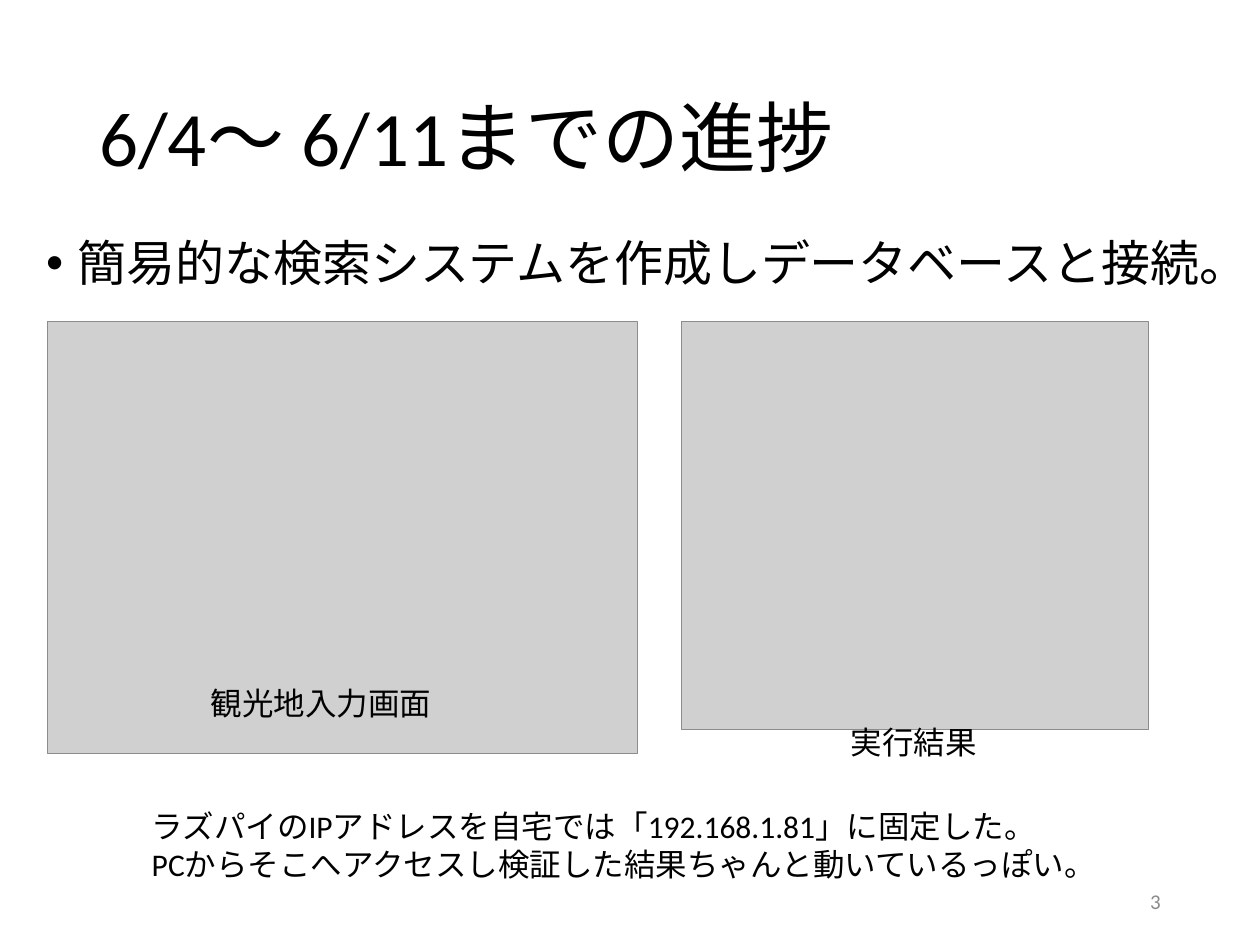
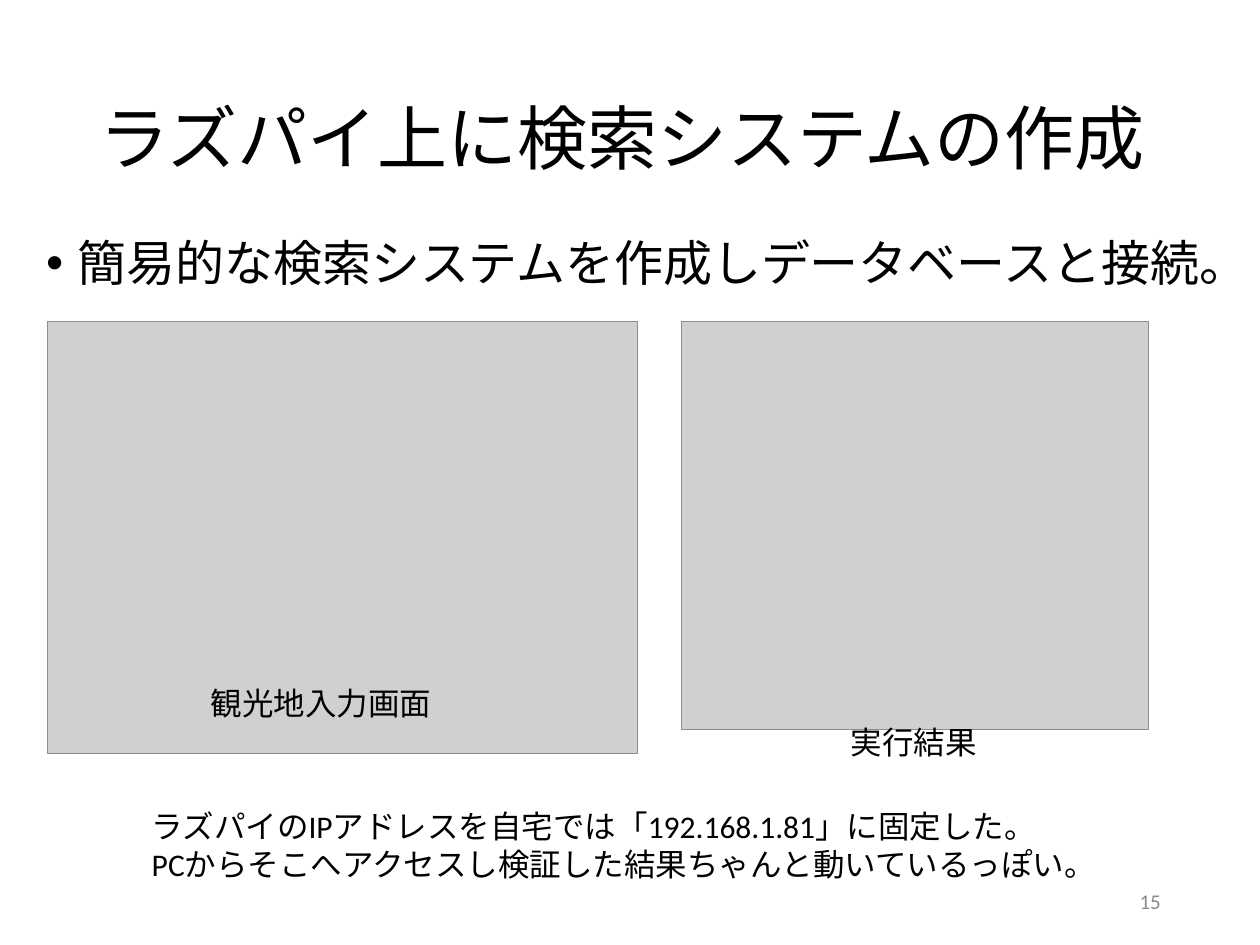
Before and after one commit to kait-takanolab/1821086_matsuo_thesis, a slide deck: slide 15 of 1821086_matsuo_sotsuken_0616.pptx (slide 3 before the commit). Drawn at 1260x945 pixels with LibreOffice and Linux fonts; fonts in the diff are those of the drawing; grey boxes stand for pictures. Boxes give left, top, right and bottom in pixels: in the first picture for what was removed or moved away, otherwise in the second. Text is boxed around its words. In the diff, an @@ line names an element or a change of style, - is before the commit and + after.

```diff
--- a/1821086_matsuo_sotsuken_0616.pptx
+++ b/1821086_matsuo_sotsuken_0616.pptx
@@ title at [99, 104, 1144, 170]: text changed; size 44 to 40 pt @@
-6/4～ 6/11までの進捗
+ラズパイ上に検索システムの作成
@@ page number at [1140, 895, 1161, 909]: text changed @@
-3
+15
```
Also in this commit, not shown: 2 other slides changed, 2 slides added, 1 other file.
